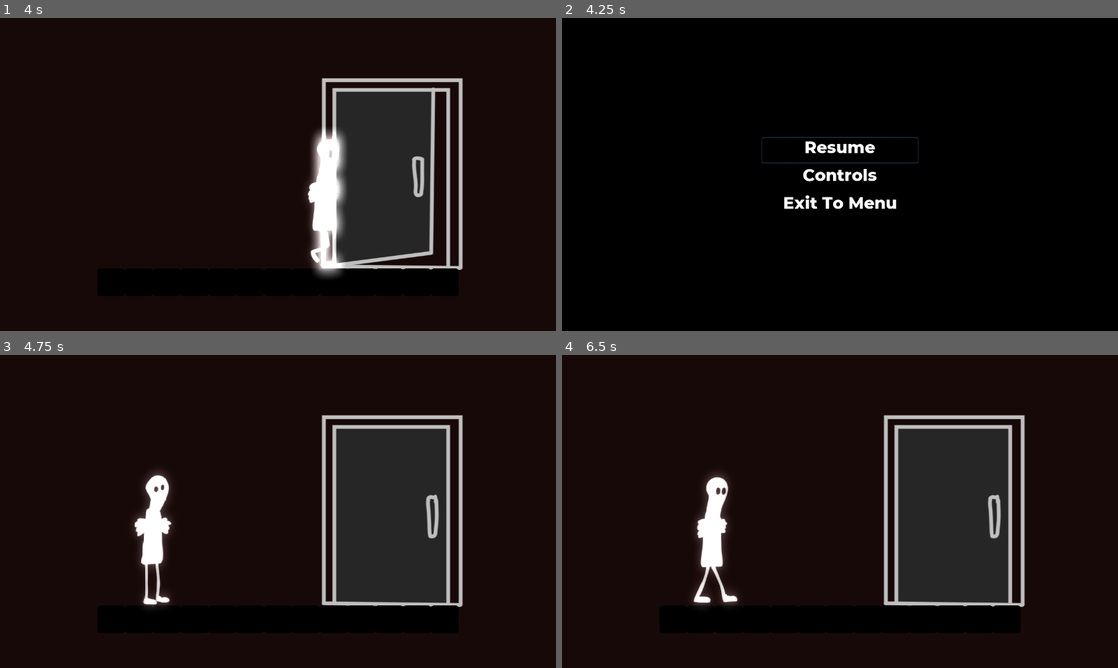
Above: before the commit, frames 1-4 (two rows, left to right).
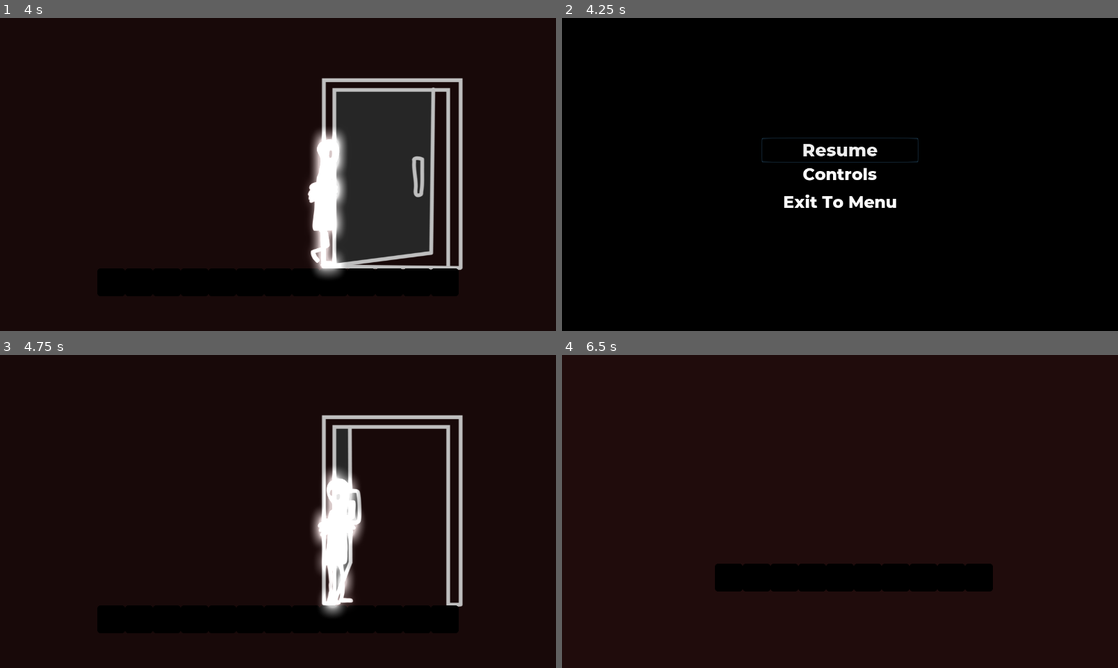
Above: after the commit, the same moments.

Repository: Hexadoon/phobia
Game: Godot game, scene res://character/World.tscn
Two runs of this game, one before a commit and one after it. Both use one fixed random seed, a clock stepped at 60 frames per second and the inputs below. This scene is started directly instead of the project's main scene. The engine's default icon, where the game draws it, is replaced by a stand-in: a white triangle on a blue panel in a dark square.
Inputs:
- Up to frame 1 (4 s): tap Enter (ui_accept) at 0.5, 0.77, 1.52, 3.02, 3.77 s; hold Right (ui_right) 0.53-2.03 s; hold Left (ui_left) 2.03-2.78 s; hold Right (ui_right) from 2.78 s (still down)
- Up to frame 2 (4.25 s): keep holding Right (ui_right); tap Escape (ui_cancel) at 4.15 s
- Up to frame 3 (4.75 s): release Right (ui_right) at 4.25 s; click "Resume" at 4.25 s
- Up to frame 4 (6.5 s): hold Left (ui_left) 5.03-5.78 s; tap Enter (ui_accept) at 5.27 s; hold Right (ui_right) from 5.78 s (still down)

Frame 1 is identical in both runs. In frame 2, 1.0% of the frame differs, in the area x 36-64%, y 38-62%; in frame 3, 14%; in frame 4, 21%, in the area x 17-84%, y 19-89%.

Commit message:
Fixed minor issue with resume button

Diff:
--- a/character/World.tscn
+++ b/character/World.tscn
@@ -68,25 +68,45 @@
 
 [sub_resource type="SpriteFrames" id=2]
 animations = [ {
-"frames": [ ExtResource( 36 ), ExtResource( 35 ), ExtResource( 40 ), ExtResource( 41 ), ExtResource( 42 ), ExtResource( 39 ), ExtResource( 38 ), ExtResource( 37 ) ],
-"loop": true,
-"name": "Crouch_Walk",
-"speed": 10.0
+"frames": [ ExtResource( 22 ), ExtResource( 19 ), ExtResource( 20 ) ],
+"loop": true,
+"name": "Crouch_Idle",
+"speed": 5.0
+}, {
+"frames": [ ExtResource( 21 ) ],
+"loop": true,
+"name": "Crouch_Transition",
+"speed": 5.0
+}, {
+"frames": [ ExtResource( 6 ), ExtResource( 5 ), ExtResource( 4 ) ],
+"loop": true,
+"name": "Idle",
+"speed": 5.0
 }, {
 "frames": [ ExtResource( 57 ), ExtResource( 56 ), ExtResource( 60 ) ],
 "loop": true,
 "name": "Climb_Transition",
 "speed": 7.0
 }, {
-"frames": [ ExtResource( 18 ), ExtResource( 16 ), ExtResource( 15 ) ],
-"loop": true,
-"name": "Idle_Blinking",
-"speed": 10.0
-}, {
-"frames": [ ExtResource( 6 ), ExtResource( 5 ), ExtResource( 4 ) ],
-"loop": true,
-"name": "Idle",
-"speed": 5.0
+"frames": [ ExtResource( 9 ), ExtResource( 13 ), ExtResource( 11 ), ExtResource( 10 ), ExtResource( 7 ), ExtResource( 8 ), ExtResource( 14 ), ExtResource( 12 ) ],
+"loop": true,
+"name": "Walk",
+"speed": 10.0
+}, {
+"frames": [ ExtResource( 36 ), ExtResource( 35 ), ExtResource( 40 ), ExtResource( 41 ), ExtResource( 42 ), ExtResource( 39 ), ExtResource( 38 ), ExtResource( 37 ) ],
+"loop": true,
+"name": "Crouch_Walk",
+"speed": 10.0
+}, {
+"frames": [ ExtResource( 17 ) ],
+"loop": true,
+"name": "Idle_to_Walk",
+"speed": 10.0
+}, {
+"frames": [ ExtResource( 24 ), ExtResource( 29 ), ExtResource( 31 ), ExtResource( 23 ), ExtResource( 25 ), ExtResource( 27 ), ExtResource( 28 ), ExtResource( 26 ), ExtResource( 32 ), ExtResource( 34 ), ExtResource( 30 ), ExtResource( 33 ) ],
+"loop": true,
+"name": "Idle_Looking_Around",
+"speed": 10.0
 }, {
 "frames": [ ExtResource( 47 ), ExtResource( 52 ), ExtResource( 51 ), ExtResource( 50 ), ExtResource( 54 ), ExtResource( 49 ), ExtResource( 48 ), ExtResource( 53 ) ],
 "loop": true,
@@ -98,35 +118,15 @@
 "name": "Pick_Up",
 "speed": 7.0
 }, {
-"frames": [ ExtResource( 9 ), ExtResource( 13 ), ExtResource( 11 ), ExtResource( 10 ), ExtResource( 7 ), ExtResource( 8 ), ExtResource( 14 ), ExtResource( 12 ) ],
-"loop": true,
-"name": "Walk",
-"speed": 10.0
-}, {
-"frames": [ ExtResource( 17 ) ],
-"loop": true,
-"name": "Idle_to_Walk",
-"speed": 10.0
-}, {
-"frames": [ ExtResource( 21 ) ],
-"loop": true,
-"name": "Crouch_Transition",
-"speed": 5.0
+"frames": [ ExtResource( 18 ), ExtResource( 16 ), ExtResource( 15 ) ],
+"loop": true,
+"name": "Idle_Blinking",
+"speed": 10.0
 }, {
 "frames": [ ExtResource( 58 ), ExtResource( 61 ), ExtResource( 59 ), ExtResource( 55 ) ],
 "loop": true,
 "name": "Climb",
 "speed": 7.0
-}, {
-"frames": [ ExtResource( 24 ), ExtResource( 29 ), ExtResource( 31 ), ExtResource( 23 ), ExtResource( 25 ), ExtResource( 27 ), ExtResource( 28 ), ExtResource( 26 ), ExtResource( 32 ), ExtResource( 34 ), ExtResource( 30 ), ExtResource( 33 ) ],
-"loop": true,
-"name": "Idle_Looking_Around",
-"speed": 10.0
-}, {
-"frames": [ ExtResource( 22 ), ExtResource( 19 ), ExtResource( 20 ) ],
-"loop": true,
-"name": "Crouch_Idle",
-"speed": 5.0
 } ]
 
 [sub_resource type="RectangleShape2D" id=3]
--- a/fonts/Montserrat-ExtraBold_size_48.tres
+++ b/fonts/Montserrat-ExtraBold_size_48.tres
@@ -3,5 +3,5 @@
 [ext_resource path="res://fonts/Montserrat-ExtraBold.ttf" type="DynamicFontData" id=1]
 
 [resource]
-size = 46
+size = 40
 font_data = ExtResource( 1 )
--- a/pause_screen/Pause Screen.gd
+++ b/pause_screen/Pause Screen.gd
@@ -1,6 +1,7 @@
 extends Control
 
 var scene_path_to_load
+var c = 0
 
 func _ready():
 	"""
@@ -9,7 +10,11 @@
 	"""
 	$"CenterContainer/VBoxContainer/Resume Button".grab_focus()
 	for button in $"CenterContainer/VBoxContainer".get_children():
-		button.connect("pressed", self, "_on_Button_pressed", [button.scene_to_load])
+		if c == 0:
+			pass
+		else:
+			button.connect("pressed", self, "_on_Button_pressed", [button.scene_to_load])
+		c += 1
 
 func _on_Button_pressed(scene_to_load):
 	"""
@@ -24,3 +29,7 @@
 		$"CenterContainer/VBoxContainer/Resume Button".grab_focus()
 		get_tree().paused = not get_tree().paused
 		visible = not visible
+
+func _on_Resume_Button_pressed():
+	get_tree().paused = not get_tree().paused
+	visible = not visible
--- a/pause_screen/Pause Screen.tscn
+++ b/pause_screen/Pause Screen.tscn
@@ -1,7 +1,7 @@
 [gd_scene load_steps=5 format=2]
 
 [ext_resource path="res://pause_screen/Pause Screen.gd" type="Script" id=1]
-[ext_resource path="res://buttons/Resume Button.tscn" type="PackedScene" id=2]
+[ext_resource path="res://fonts/Montserrat-ExtraBold_size_48.tres" type="DynamicFont" id=2]
 [ext_resource path="res://buttons/Pause Screen Controls.tscn" type="PackedScene" id=3]
 [ext_resource path="res://buttons/Exit To Menu Button.tscn" type="PackedScene" id=4]
 
@@ -37,23 +37,25 @@
 rect_min_size = Vector2( 250, 300 )
 alignment = 1
 
-[node name="Resume Button" parent="CenterContainer/VBoxContainer" instance=ExtResource( 2 )]
-margin_top = 56.0
+[node name="Resume Button" type="Button" parent="CenterContainer/VBoxContainer"]
+margin_top = 58.0
 margin_right = 360.0
-margin_bottom = 116.0
-rect_min_size = Vector2( 360, 60 )
-scene_to_load = "res://character/World.tscn"
+margin_bottom = 114.0
+custom_fonts/font = ExtResource( 2 )
+text = "Resume"
+flat = true
 
 [node name="Pause Screen Controls" parent="CenterContainer/VBoxContainer" instance=ExtResource( 3 )]
-margin_top = 120.0
+margin_top = 118.0
 margin_right = 360.0
-margin_bottom = 180.0
+margin_bottom = 178.0
 rect_min_size = Vector2( 360, 60 )
 scene_to_load = "res://game/Controls (Pause Screen).tscn"
 
 [node name="Exit To Menu Button" parent="CenterContainer/VBoxContainer" instance=ExtResource( 4 )]
-margin_top = 184.0
+margin_top = 182.0
 margin_right = 360.0
-margin_bottom = 244.0
+margin_bottom = 242.0
 rect_min_size = Vector2( 360, 60 )
 scene_to_load = "res://title_screen/Title Screen.tscn"
+[connection signal="pressed" from="CenterContainer/VBoxContainer/Resume Button" to="." method="_on_Resume_Button_pressed"]
--- a/title_screen/Title Screen.tscn
+++ b/title_screen/Title Screen.tscn
@@ -93,7 +93,6 @@
 position = Vector2( 529.34, 253.896 )
 scale = Vector2( 0.455484, 0.455484 )
 frames = SubResource( 1 )
-frame = 1
 playing = true
 
 [node name="Version" type="Label" parent="Menu"]
Binary file added: tilesets/graveltiles/gravel_bittimright.png
Not shown, added: tilesets/graveltiles/gravel_bittimright.png.import
Binary file added: tilesets/graveltiles/gravel_bottomleft.png
Not shown, added: tilesets/graveltiles/gravel_bottomleft.png.import
Binary file added: tilesets/graveltiles/gravel_left.png
Not shown, added: tilesets/graveltiles/gravel_left.png.import
Binary file added: tilesets/graveltiles/gravel_middle.png
Not shown, added: tilesets/graveltiles/gravel_middle.png.import
Binary file added: tilesets/graveltiles/gravel_right.png
Not shown, added: tilesets/graveltiles/gravel_right.png.import
Binary file added: tilesets/graveltiles/gravel_upperight.png
Not shown, added: tilesets/graveltiles/gravel_upperight.png.import
(and 28 more such lines)
